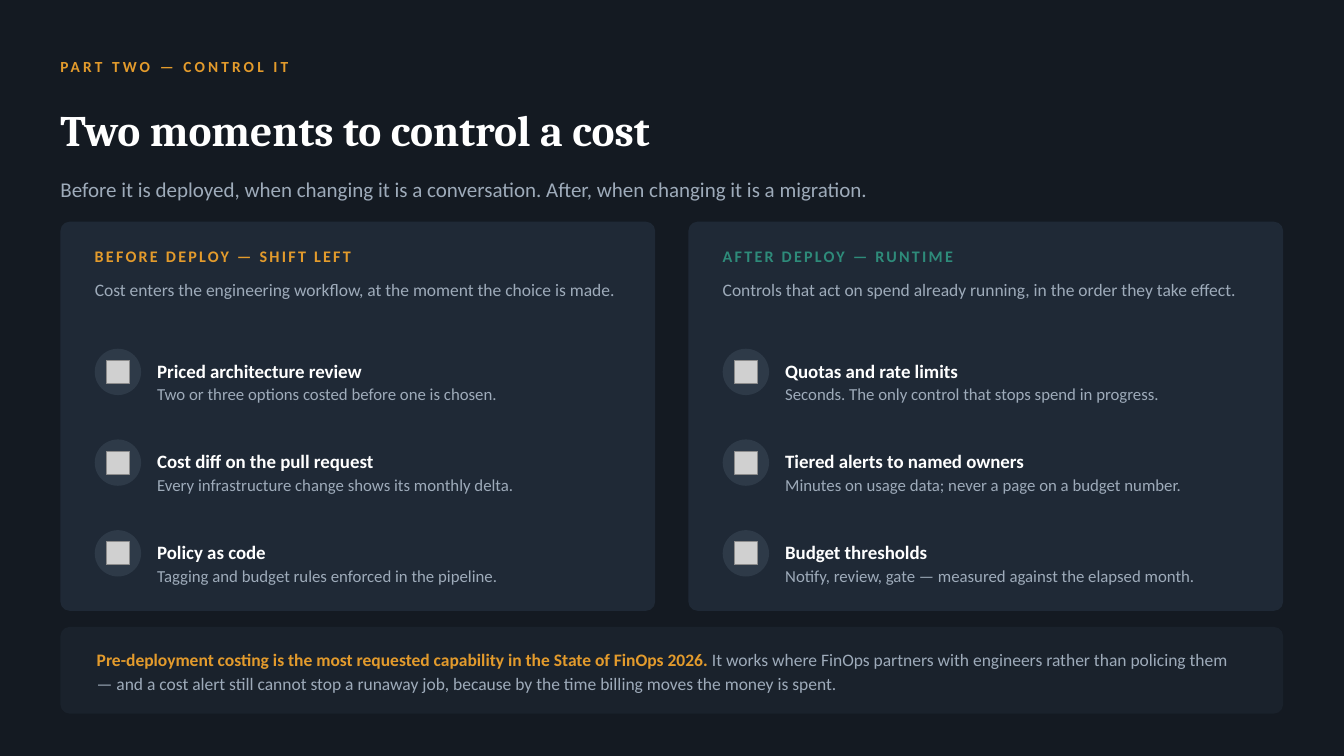
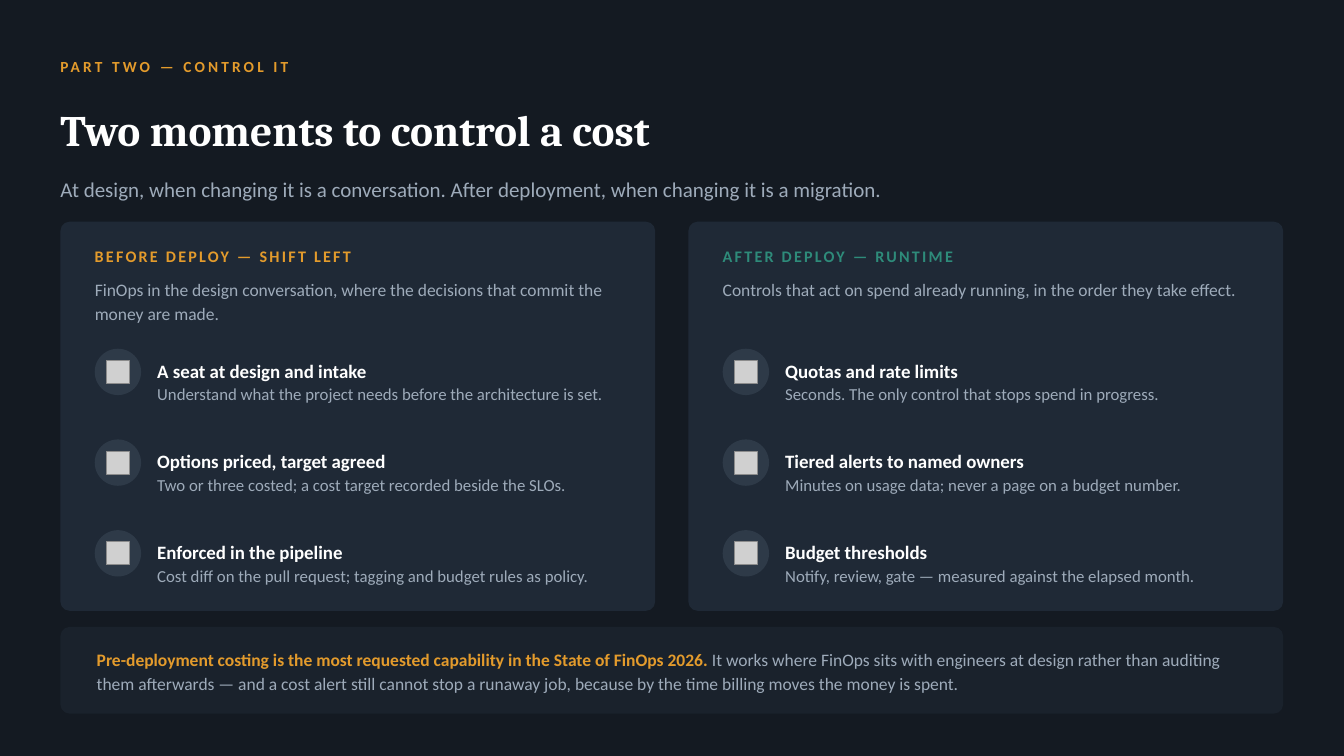
Before and after one commit to arielga5-code/Finops, a slide deck: slide 4 of presentations/finops-cio-brief.pptx. Drawn at 1344x756 pixels with LibreOffice and Linux fonts; fonts in the diff are those of the drawing; grey boxes stand for pictures. Boxes give left, top, right and bottom in pixels: in the first picture for what was removed or moved away, otherwise in the second. Text is boxed around its words. In the diff, an @@ line names an element or a change of style, - is before the commit and + after.

```diff
--- a/presentations/finops-cio-brief.pptx
+++ b/presentations/finops-cio-brief.pptx
@@ text at <box>60,182,880,201</box>: text changed @@
-Before it is deployed, when changing it is a conversation. After, when changing it is a migration.
+At design, when changing it is a conversation. After deployment, when changing it is a migration.
@@ text at <box>95,284,602,323</box>: text changed @@
-Cost enters the engineering workflow, at the moment the choice is made.
+FinOps in the design conversation, where the decisions that commit the money are made.
@@ text at <box>157,364,602,403</box>: text changed @@
-Priced architecture review
-Two or three options costed before one is chosen.
+A seat at design and intake
+Understand what the project needs before the architecture is set.
@@ text at <box>157,454,565,494</box>: text changed @@
-Cost diff on the pull request
-Every infrastructure change shows its monthly delta.
+Options priced, target agreed
+Two or three costed; a cost target recorded beside the SLOs.
@@ text at <box>157,545,588,585</box>: text changed @@
-Policy as code
-Tagging and budget rules enforced in the pipeline.
+Enforced in the pipeline
+Cost diff on the pull request; tagging and budget rules as policy.
@@ text at <box>97,653,1220,693</box>: text changed @@
-Pre-deployment costing is the most requested capability in the State of FinOps 2026. It works where FinOps partners with engineers rather than policing them — and a cost alert still cannot stop a runaway job, because by the time billing moves the money is spent.
+Pre-deployment costing is the most requested capability in the State of FinOps 2026. It works where FinOps sits with engineers at design rather than auditing them afterwards — and a cost alert still cannot stop a runaway job, because by the time billing moves the money is spent.
```
Also in this commit, not shown: 14 other files.
